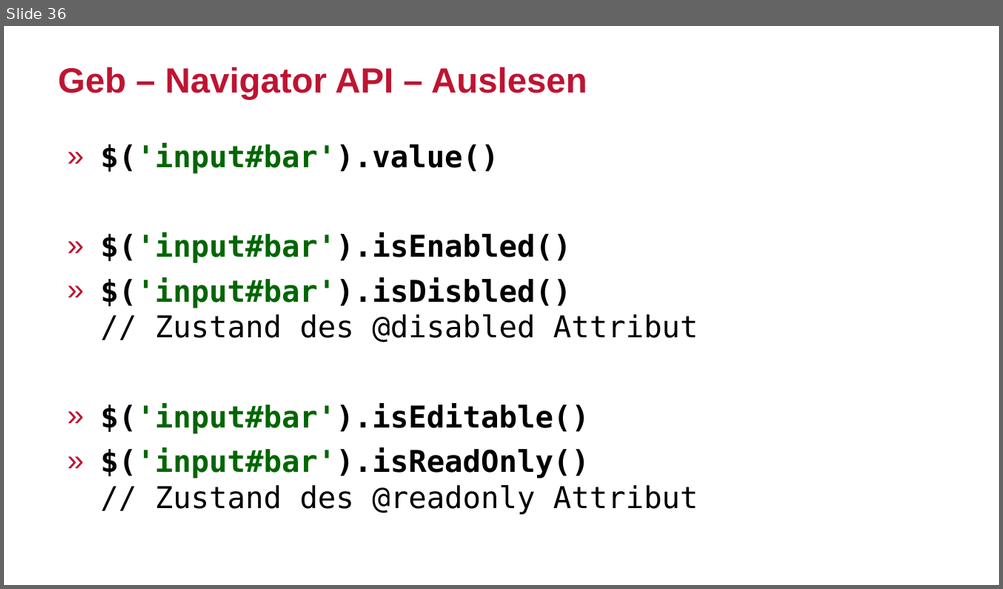
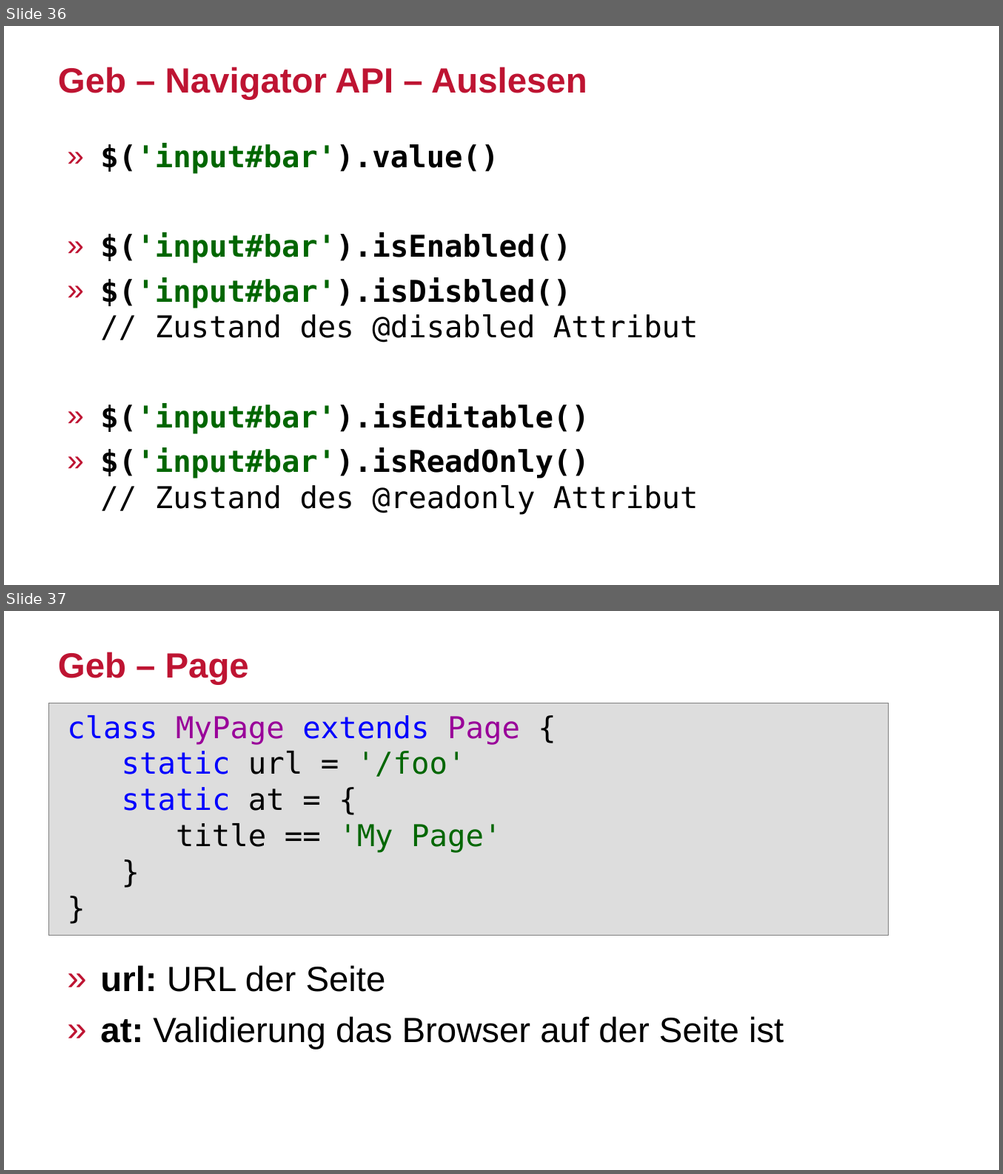
Before and after one commit to sclassen/sessions, a slide deck: javaland2017/ui-tests-with-geb/slides.odp. Shown one above the other, each under a label of ours: slide 36 before the commit, slides 36 and 37 after it. The pictures are 1003x589 and 1003x1174 pixels, drawn with LibreOffice and Linux fonts; fonts in the diff are those of the drawing; background and template pictures are left out. Boxes give left, top, right and bottom in pixels: in the first picture for what was removed or moved away, otherwise in the second. Text is boxed around its words. In the diff, an @@ line names an element or a change of style, - is before the commit and + after.

```diff
--- a/javaland2017/ui-tests-with-geb/slides.odp
+++ b/javaland2017/ui-tests-with-geb/slides.odp
@@ slide 37 added at (x1=4, y1=611, x2=999, y2=1170), background #FFFFFF @@
@@ title added at (x1=58, y1=652, x2=249, y2=684), 28 pt, text #BE1432, bold @@
+Geb – Page
@@ rectangle added at (x1=49, y1=703, x2=888, y2=936), fill #DDDDDD, outline #808080 0 pt @@
@@ text added at (x1=67, y1=715, x2=520, y2=853), 24 pt, text #0000FF @@
+class MyPage extends Page {
+static url = '/foo'
+static at = {
+title == 'My Page'
+}
+}
@@ text added at (x1=100, y1=965, x2=783, y2=1050), 28 pt, text #000000 @@
+» url: URL der Seite
+» at: Validierung das Browser auf der Seite ist
```
Also in this commit, not shown: 7 other slides added.
